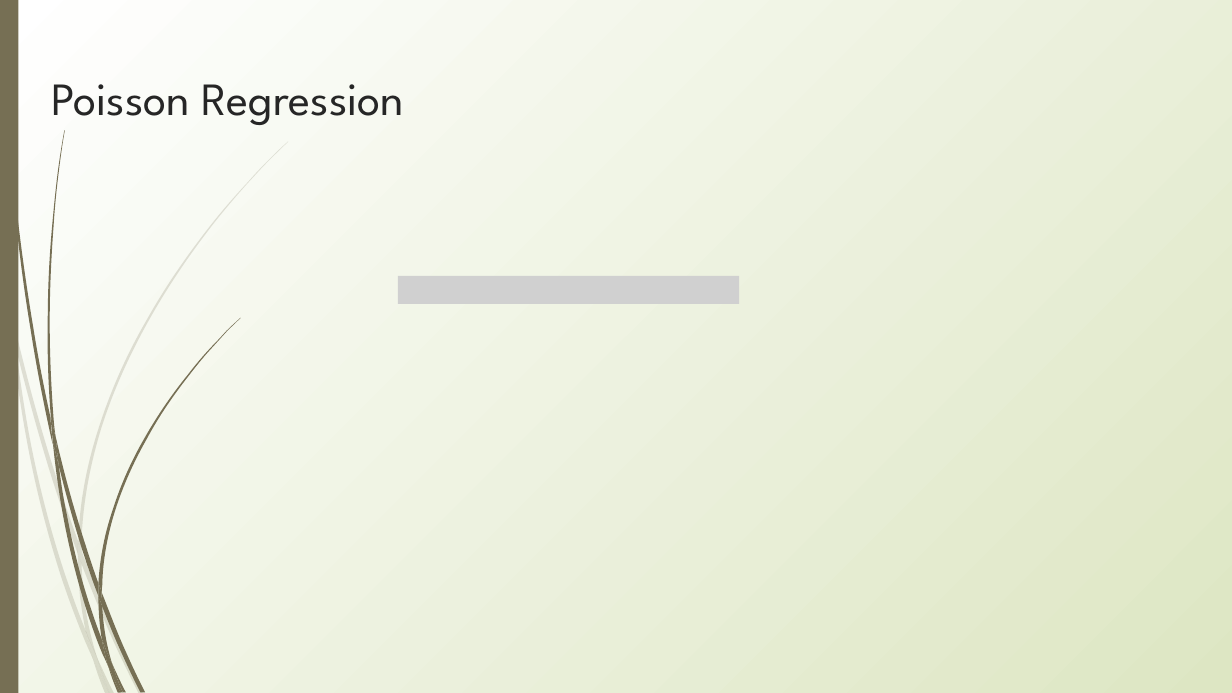
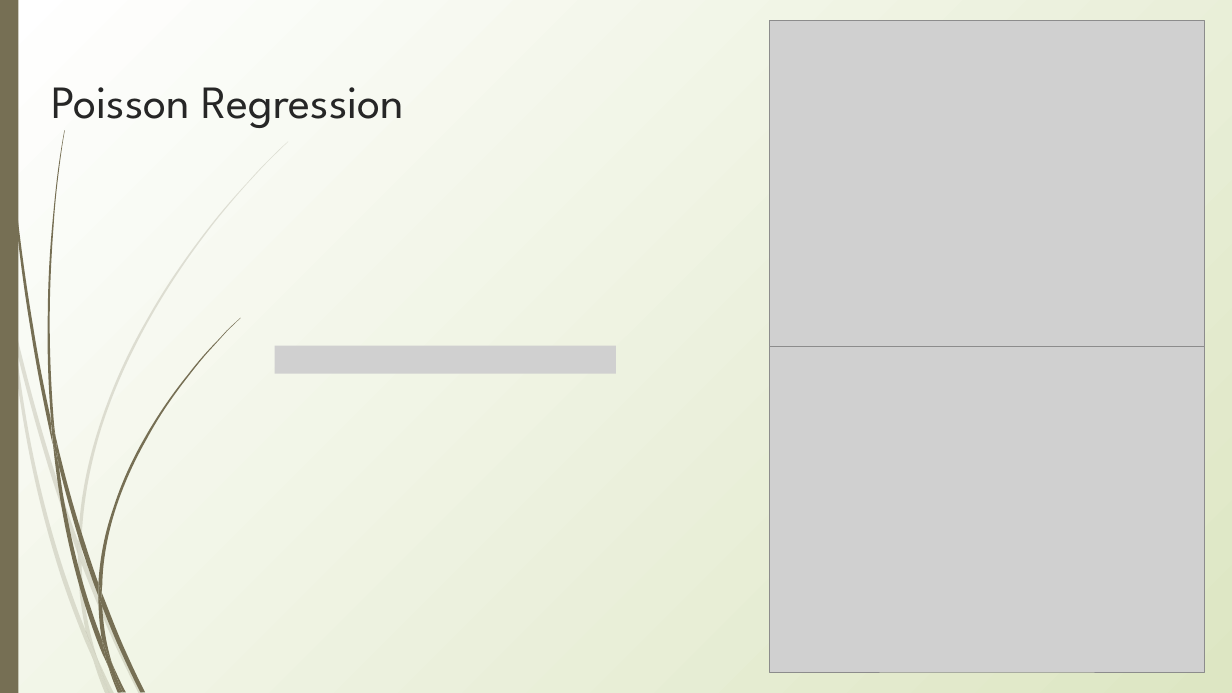
Before and after one commit to erynmcfarlane/GraduateStatsClass, a slide deck: slide 15 of Lecture5.pptx (slide 14 before the commit). Drawn at 1232x693 pixels with LibreOffice and Linux fonts; fonts in the diff are those of the drawing; grey boxes stand for pictures. Boxes give left, top, right and bottom in pixels: in the first picture for what was removed or moved away, otherwise in the second. Text is boxed around its words. In the diff, an @@ line names an element or a change of style, - is before the commit and + after.

```diff
--- a/Lecture5.pptx
+++ b/Lecture5.pptx
@@ picture added at box(769, 21, 1205, 347) @@
@@ title "Poisson Regression" rewrapped from box(51, 84, 404, 125) to box(51, 87, 404, 132) @@
@@ picture removed at box(398, 276, 739, 304) @@
@@ picture added at box(274, 346, 616, 373) @@
@@ picture added at box(769, 347, 1205, 672) @@
```
Also in this commit, not shown: 1 slide added, 2 other files.
